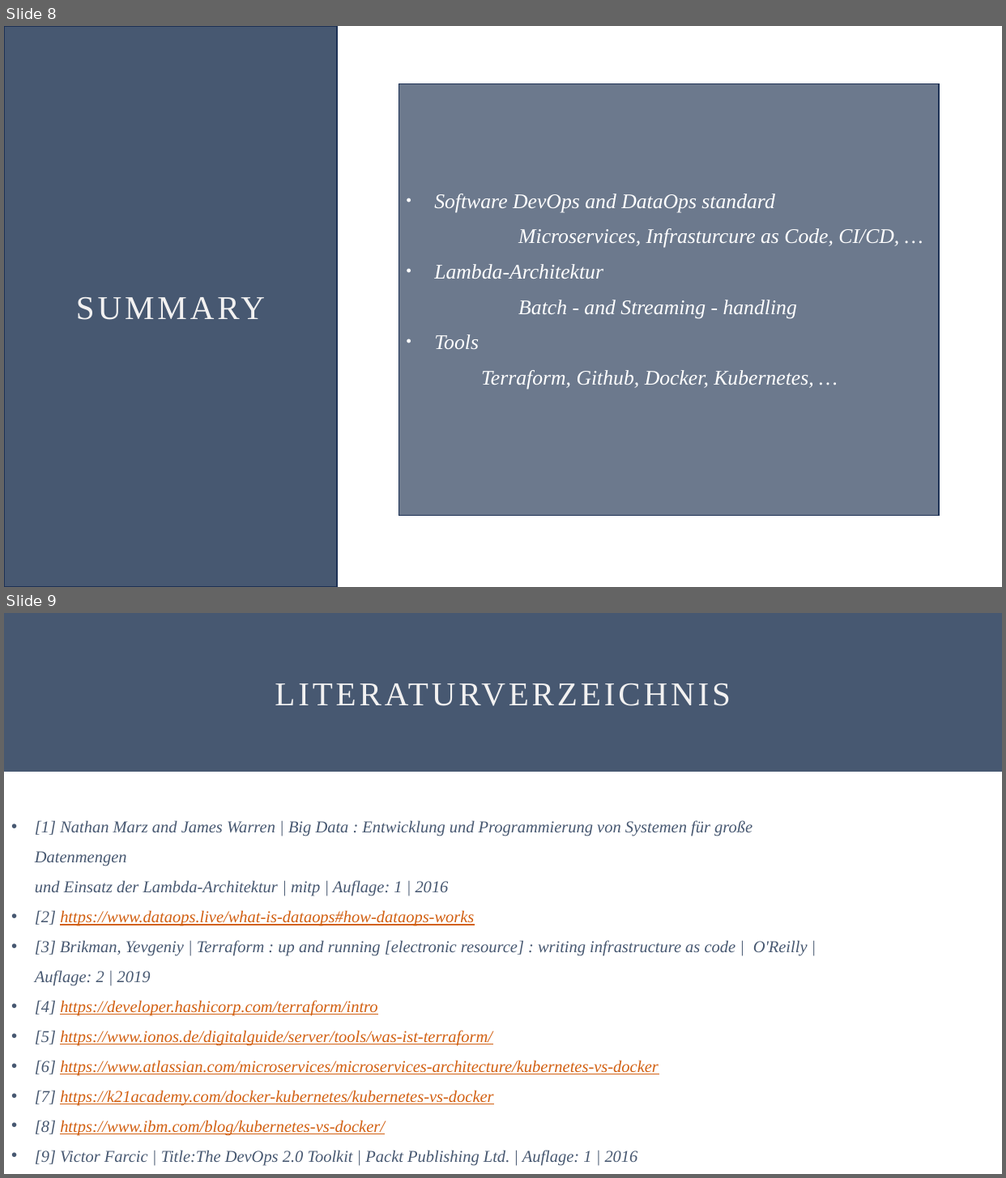
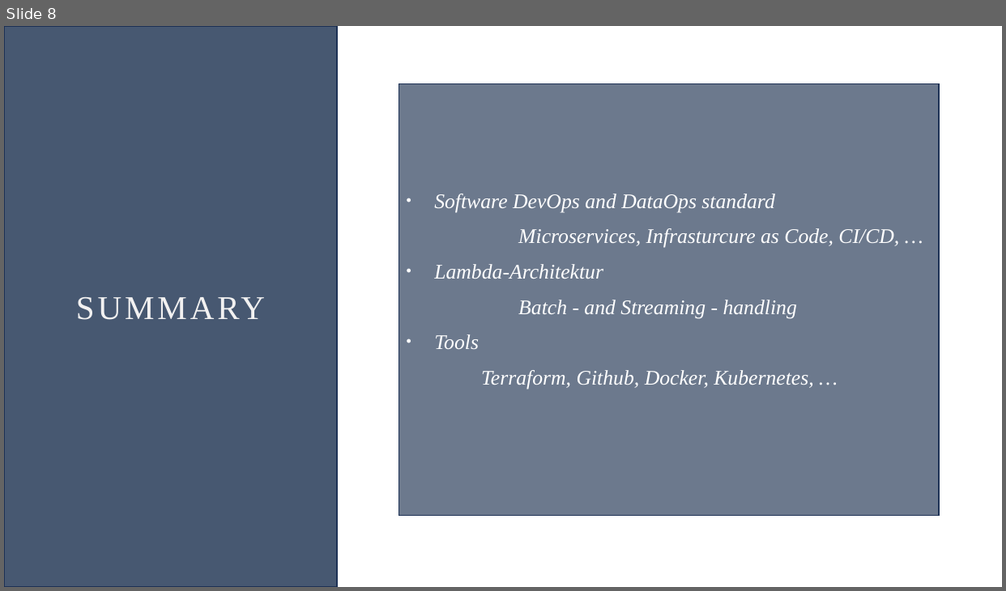
Before and after one commit to Oddl42/DLMCSITSDS01_IT_Sicherheit, a slide deck: Aufgabe/DLMCSITSDS01_Willkens_IU14073577_TLS_20240530.pptx. Shown one above the other, each under a label of ours: slides 8 and 9 before the commit, slide 8 after it. The pictures are 1006x1178 and 1006x591 pixels, drawn with LibreOffice and Linux fonts; fonts in the diff are those of the drawing. Boxes give left, top, right and bottom in pixels: in the first picture for what was removed or moved away, otherwise in the second. Text is boxed around its words. In the diff, an @@ line names an element or a change of style, - is before the commit and + after.

```diff
--- a/Aufgabe/DLMCSITSDS01_Willkens_IU14073577_TLS_20240530.pptx
+++ b/Aufgabe/DLMCSITSDS01_Willkens_IU14073577_TLS_20240530.pptx
@@ slide 9 removed at (x1=4, y1=613, x2=1002, y2=1174), background #FFFFFF @@
@@ rectangle removed at (x1=4, y1=613, x2=1002, y2=771) @@
-LITERATURVERZEICHNIS
@@ text removed at (x1=35, y1=820, x2=808, y2=1166) @@
-• [1] Nathan Marz and James Warren | Big Data : Entwicklung und Programmierung von Systemen für große Datenmengen
-  und Einsatz der Lambda-Architektur | mitp | Auflage: 1 | 2016
-• [2] https://www.dataops.live/what-is-dataops#how-dataops-works
-• [3] Brikman, Yevgeniy | Terraform : up and running [electronic resource] : writing infrastructure as code | O'Reilly | Auflage: 2 | 2019
-• [4] https://developer.hashicorp.com/terraform/intro
-• [5] https://www.ionos.de/digitalguide/server/tools/was-ist-terraform/
-• [6] https://www.atlassian.com/microservices/microservices-architecture/kubernetes-vs-docker
-• [7] https://k21academy.com/docker-kubernetes/kubernetes-vs-docker
-• [8] https://www.ibm.com/blog/kubernetes-vs-docker/
-• [9] Victor Farcic | Title:The DevOps 2.0 Toolkit | Packt Publishing Ltd. | Auflage: 1 | 2016
```
Also in this commit, not shown: 3 slides added, 3 other slides removed.
